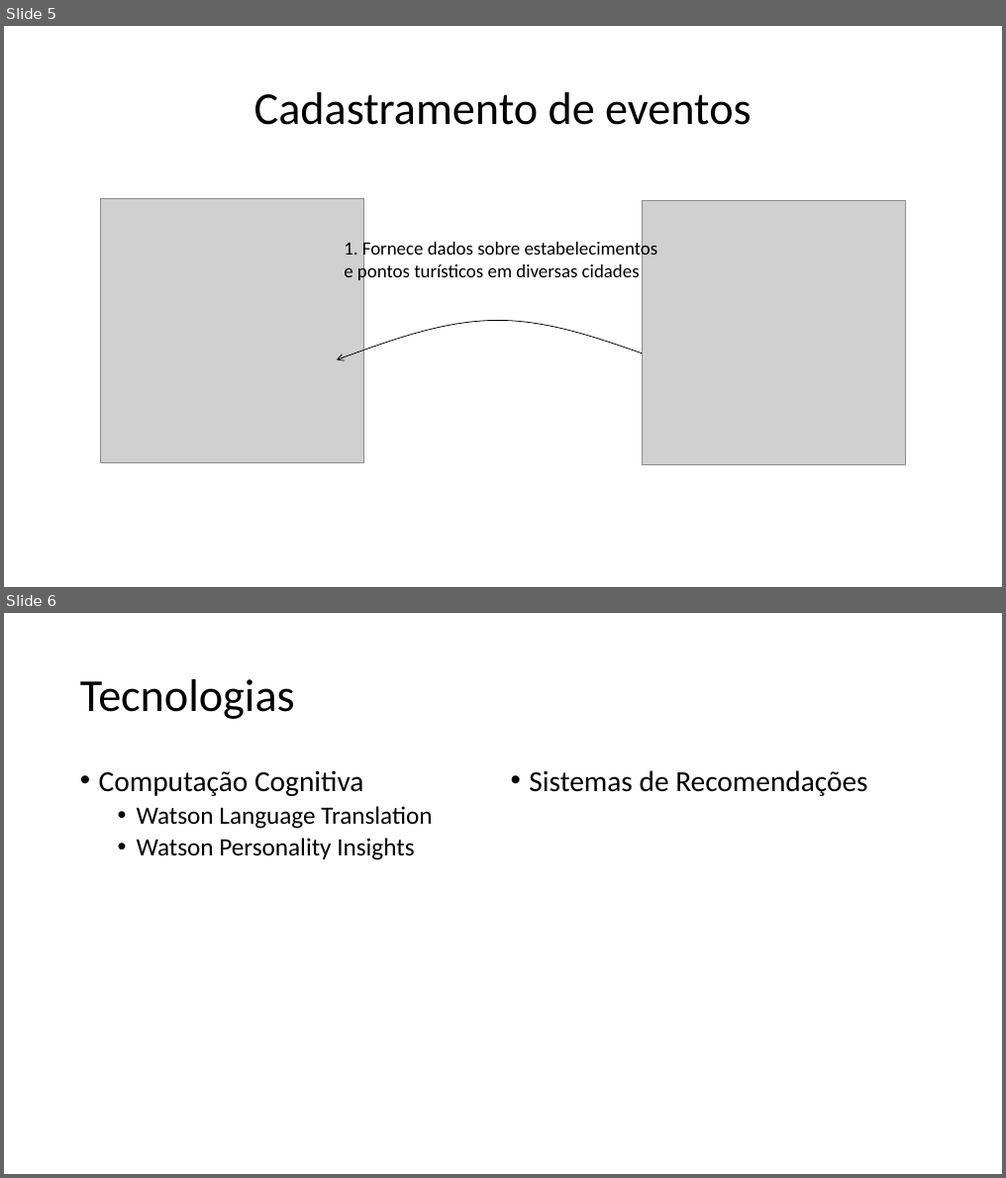
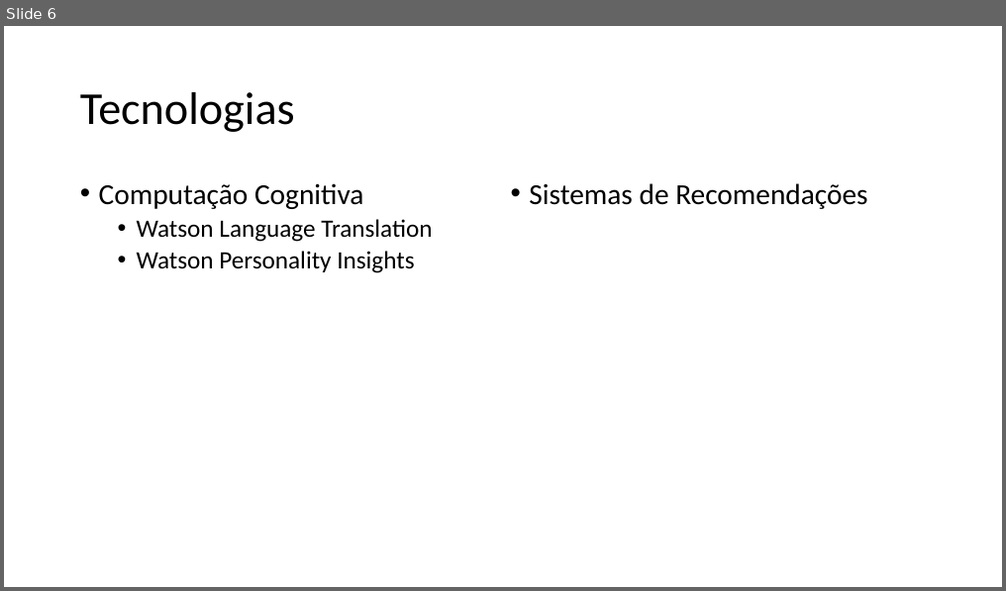
Before and after one commit to lucashardman/Projeto_Final, a slide deck: Documentação/Apresentacao.pptx. Shown one above the other, each under a label of ours: slides 5 and 6 before the commit, slide 6 after it. The pictures are 1006x1178 and 1006x591 pixels, drawn with LibreOffice and Linux fonts; fonts in the diff are those of the drawing; grey boxes stand for pictures. Boxes give left, top, right and bottom in pixels: in the first picture for what was removed or moved away, otherwise in the second. Text is boxed around its words. In the diff, an @@ line names an element or a change of style, - is before the commit and + after.

```diff
--- a/Documentação/Apresentacao.pptx
+++ b/Documentação/Apresentacao.pptx
@@ slide 5 removed at bbox=[4, 26, 1002, 587], background #FFFFFF @@
@@ text removed at bbox=[254, 92, 750, 125] @@
-Cadastramento de eventos
@@ picture removed at bbox=[100, 199, 364, 464] @@
@@ picture removed at bbox=[642, 200, 906, 465] @@
@@ text removed at bbox=[344, 240, 658, 282] @@
-1. Fornece dados sobre estabelecimentos
-e pontos turísticos em diversas cidades
@@ freeform shape removed at bbox=[337, 320, 642, 360] @@
```
Also in this commit, not shown: 2 slides changed, 1 slide added, 18 other files.
